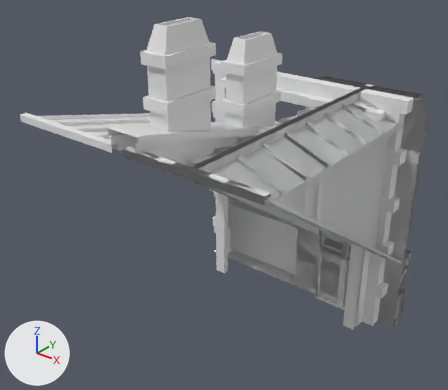
An edit to the FBX model Assets/Content/3Dmodels/Interiors/RevenueHouse/OuterWalls/3Dmodel_Interior_RevenueHouse_OuterWalls.fbx, drawn before and after from the same camera.
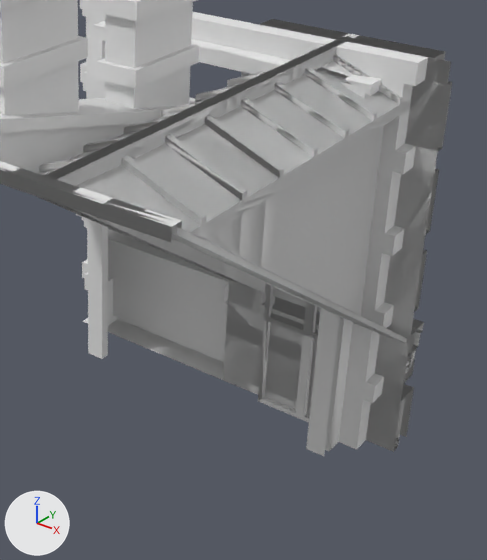
There are two pictures of each version: one whole from a camera (50 mm lens) standing at (3.09, -8.51, 6.65) and looking at (-2.29, -1.78, 2.48), one close up on the part from 37% to 100% of the width and 17% to 100% of the height. Arrows for +X, +Y and +Z are at lower left; the lights stay in place. The older version's two pictures come first. Where no turn or scale is listed for an object, it has been applied to the vertices. Vertices at exactly the same position are counted once.

Objects in the first close-up: 'Interior_RevenueHouse_OuterWalls_DoorMain', 'Interior_RevenueHouse_OuterWalls_RoofWindowChange', 'Interior_RevenueHouse_OuterWalls_RoofWindowStraight', 'Interior_RevenueHouse_OuterWalls_WindowArchBalcony', 'Interior_RevenueHouse_OuterWalls_WindowSquareBalcony', 'Interior_RevenueHouse_OuterWalls_WindowSquareGroundFloor', 'Interior_RevenueHouse_OuterWalls_WindowSquareTopFloor' and 2 more.
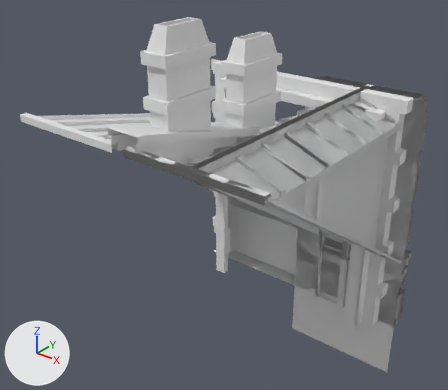
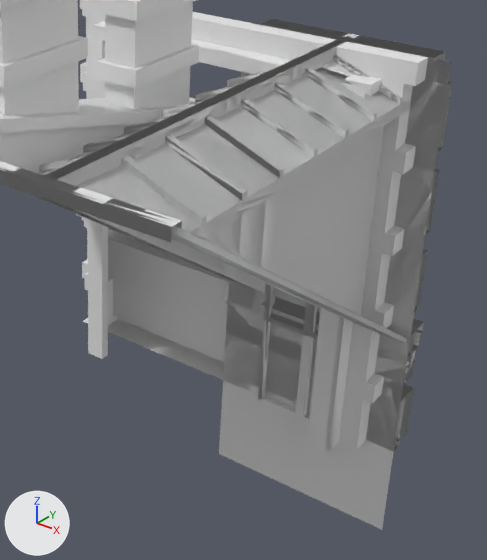
What the commit changed:
me_interior_revenuehouse_outerwalls_windowsquaretopfloor is used by ob_interior_revenuehouse_outerwalls_windowsquaretopfloor; location (0.0, 0.0, 0.0).
Verts and faces of me_interior_revenuehouse_outerwalls_windowsquaretopfloor; kept vertices keep their numbers, new ones are numbered from 121.
Before the commit, vertices of me_interior_revenuehouse_outerwalls_windowsquaretopfloor: 2 (-2.0, 0.0, 0.0) at pixel (223, 380), 31 (-1.0, 0.0, 0.0), 64 (0.0, 0.0, 0.0) at pixel (393, 451).
me_interior_revenuehouse_outerwalls_windowsquaretopfloor had 121 vertices, 139 faces and spanned x -2.0..0.0, y -0.1..0.2, z 0.0..4.0.
me_interior_revenuehouse_outerwalls_windowsquaretopfloor now has 124 vertices, 141 faces and spans x -2.0..0.0, y -0.1..0.2, z -1.0..4.0.
Part 1, on me_interior_revenuehouse_outerwalls_windowsquaretopfloor:
New vertices 121, 122, 123 stand at vertices 2, 31, 64, in that order, plus (0.0, 0.0, -1.0).
New faces: (31, 64, 123, 122), (2, 31, 122, 121).

Changed parts and their boxes [x1, y1, x2, y2] in the close-ups (487 x 560 px):
'Interior_RevenueHouse_OuterWalls_WindowSquareTopFloor', reshaped (mostly hidden before)
    before: [224, 59, 451, 452]
    after: [219, 59, 451, 530]
part 1 of me_interior_revenuehouse_outerwalls_windowsquaretopfloor, added
    after: [219, 380, 394, 530]
'Interior_RevenueHouse_OuterWalls_WindowSquareBalcony_Broken', unchanged, uncovered by the edit
    after: [223, 19, 349, 392]
